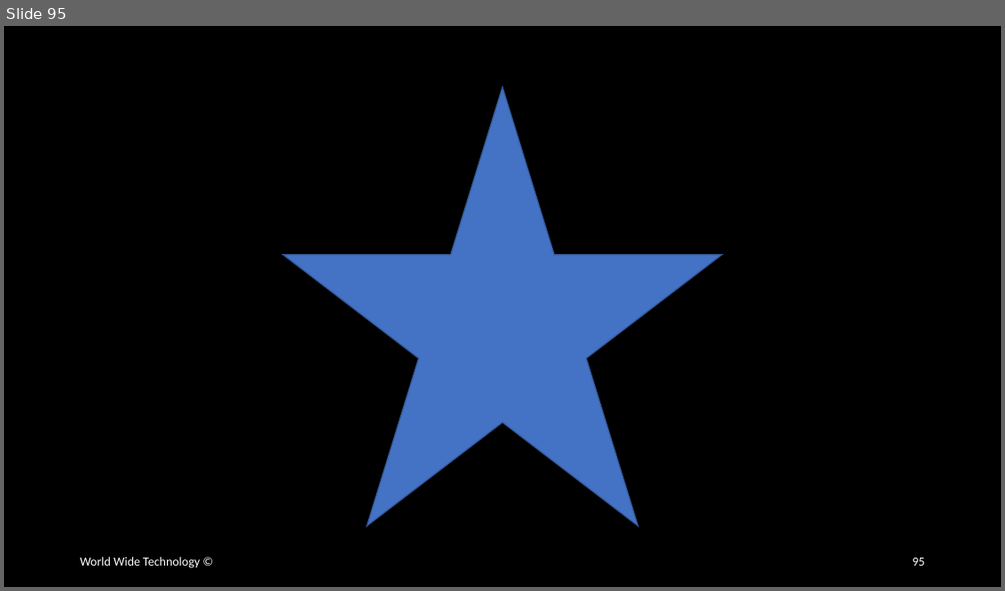
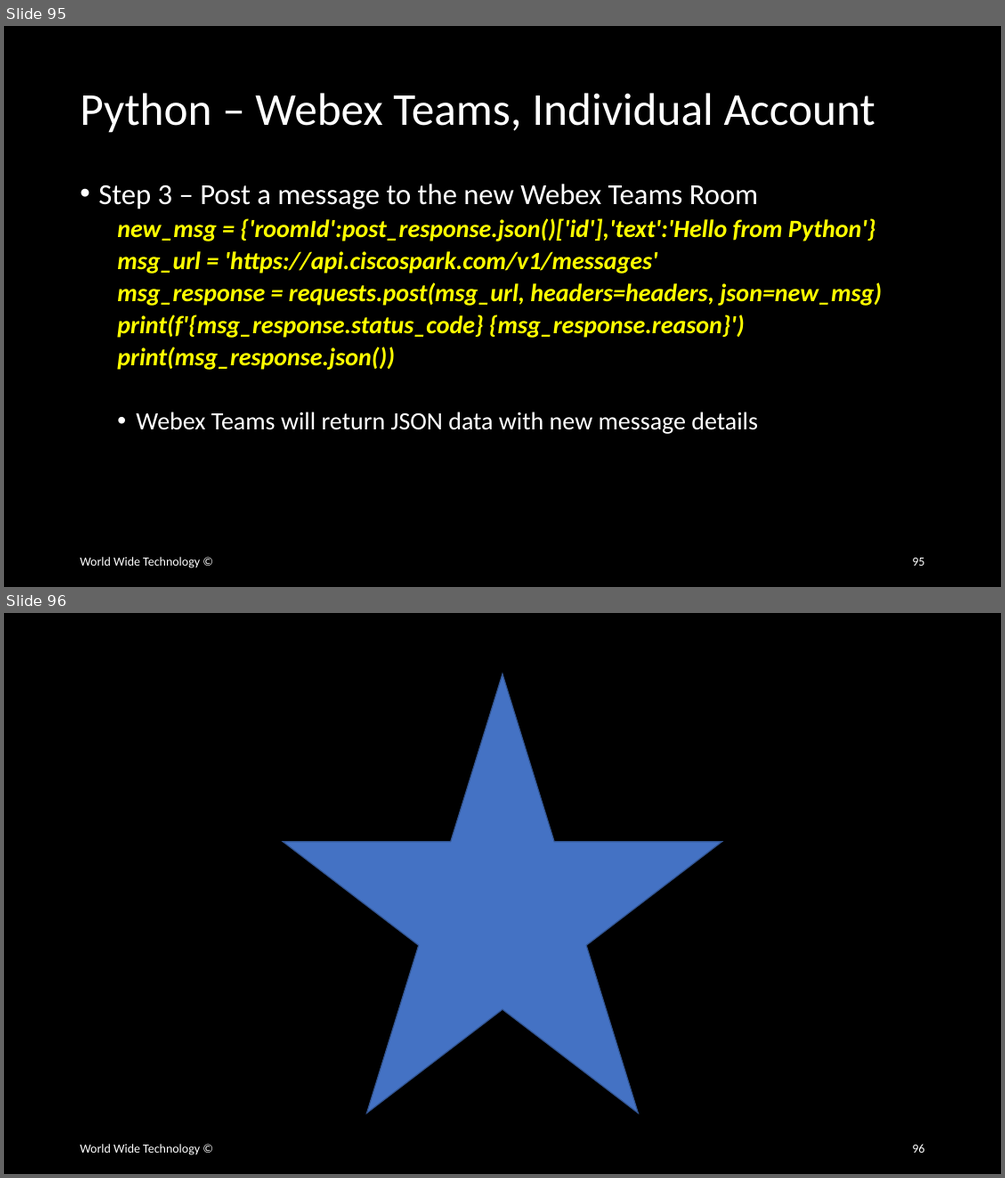
Before and after one commit to wwt/curl-requests-foundations, a slide deck: curl-requests-foundations.pptx. Shown one above the other, each under a label of ours: slide 95 before the commit, slides 95 and 96 after it. The pictures are 1005x591 and 1005x1178 pixels, drawn with LibreOffice and Linux fonts; fonts in the diff are those of the drawing. Boxes give left, top, right and bottom in pixels: in the first picture for what was removed or moved away, otherwise in the second. Text is boxed around its words. In the diff, an @@ line names an element or a change of style, - is before the commit and + after.

Commit message:
Added Webex Teams Python commands

```diff
--- a/curl-requests-foundations.pptx
+++ b/curl-requests-foundations.pptx
@@ slide 95 added at bbox=[4, 26, 1001, 587], background #000000 @@
@@ title added at bbox=[80, 93, 875, 133], 44 pt, text #FFFFFF @@
+Python – Webex Teams, Individual Account
@@ text added at bbox=[98, 184, 882, 434], 24 pt, text #FFFF00, bold, italic @@
+• Step 3 – Post a message to the new Webex Teams Room
+  new_msg = {'roomId':post_response.json()['id'],'text':'Hello from Python'}
+  msg_url = 'https://api.ciscospark.com/v1/messages'
+  msg_response = requests.post(msg_url, headers=headers, json=new_msg)
+  print(f'{msg_response.status_code} {msg_response.reason}')
+  print(msg_response.json())
+  • Webex Teams will return JSON data with new message details
@@ text added at bbox=[80, 556, 200, 568], 12 pt, text #FFFFFF @@
+World Wide Technology ©
@@ page number added at bbox=[912, 557, 924, 565], 12 pt, text #FFFFFF @@
+95
@@ what was slide 95 is now slide 96 @@
@@ page number at bbox=[912, 1143, 924, 1152]: text changed @@
-95
+96
```
Also in this commit, not shown: 2 slides changed.
